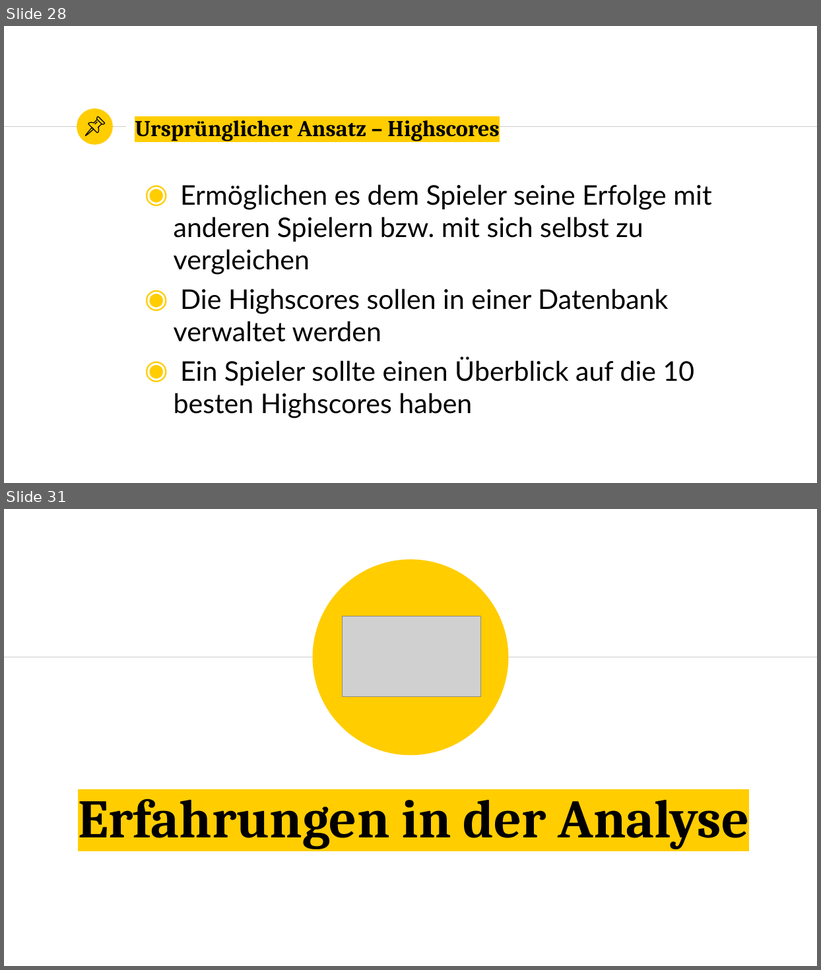
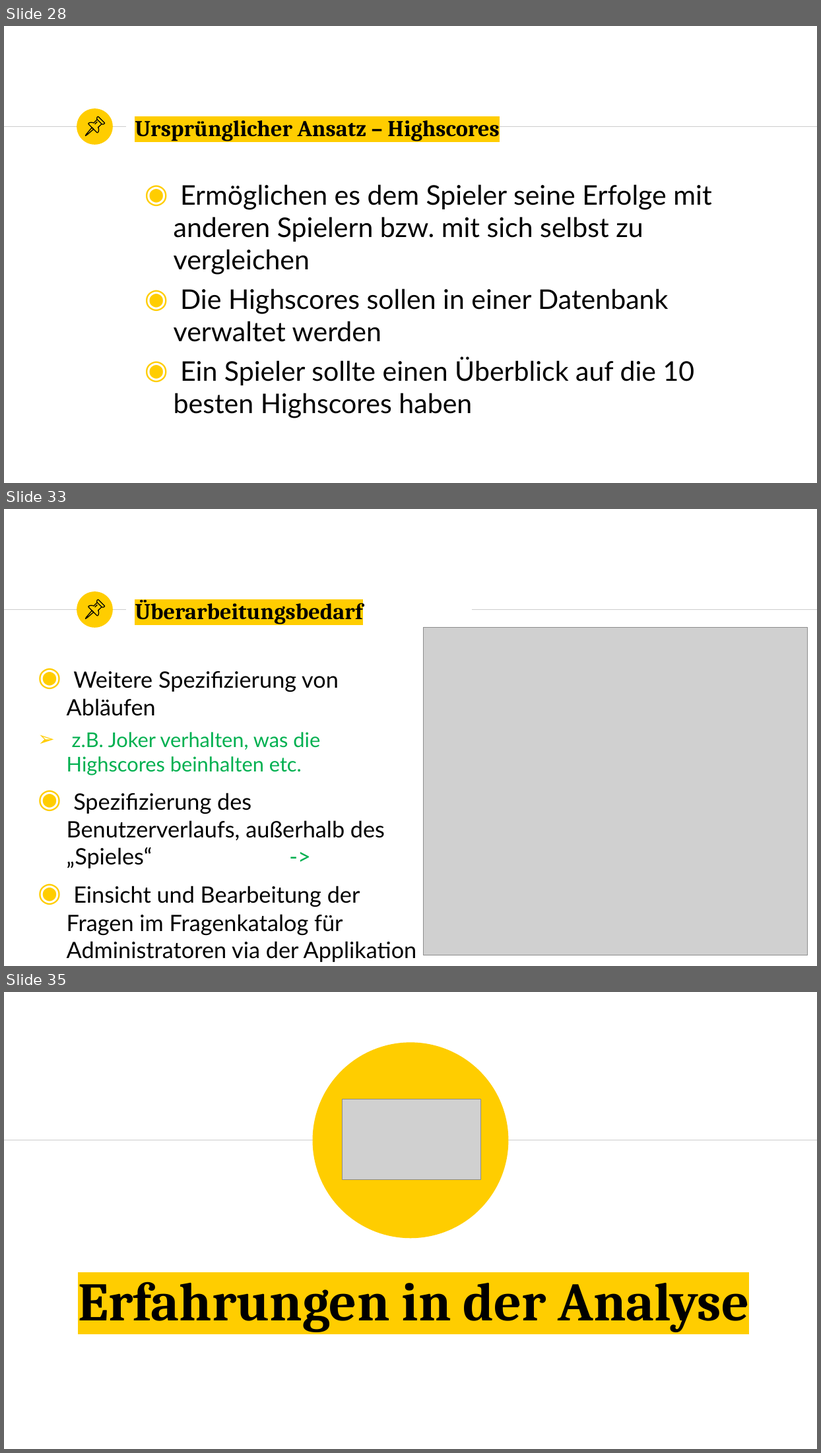
Before and after one commit to marcelherd/OOT-Projekt, a slide deck: Presentation/Presentation.pptx. Shown one above the other, each under a label of ours: slides 28 and 31 before the commit, slides 28, 33 and 35 after it; the slides between them are not shown. The pictures are 821x970 and 821x1453 pixels, drawn with LibreOffice and Linux fonts; fonts in the diff are those of the drawing; grey boxes stand for pictures. Boxes give left, top, right and bottom in pixels: in the first picture for what was removed or moved away, otherwise in the second. Text is boxed around its words. In the diff, an @@ line names an element or a change of style, - is before the commit and + after.

```diff
--- a/Presentation/Presentation.pptx
+++ b/Presentation/Presentation.pptx
@@ slide 33 added at (4,509,817,966), background #FFFFFF; not listed: 3 template elements that a slide beside it also shows @@
@@ group added at (85,600,104,619): 4 freeform shapes @@
@@ title added at (135,598,362,625), 20 pt, text #000000, bold @@
+Überarbeitungsbedarf
@@ picture added at (424,628,808,955) @@
@@ text added at (67,671,417,962), 20 pt, text #000000 @@
+◉ Weitere Spezifizierung von Abläufen
+➢ z.B. Joker verhalten, was die Highscores beinhalten etc.
+◉ Spezifizierung des Benutzerverlaufs, außerhalb des „Spieles“ ->
+◉ Einsicht und Bearbeitung der Fragen im Fragenkatalog für Administratoren via der Applikation
@@ what was slide 31 is now slide 35 @@
```
Also in this commit, not shown: 3 slides changed, 4 other slides added.
